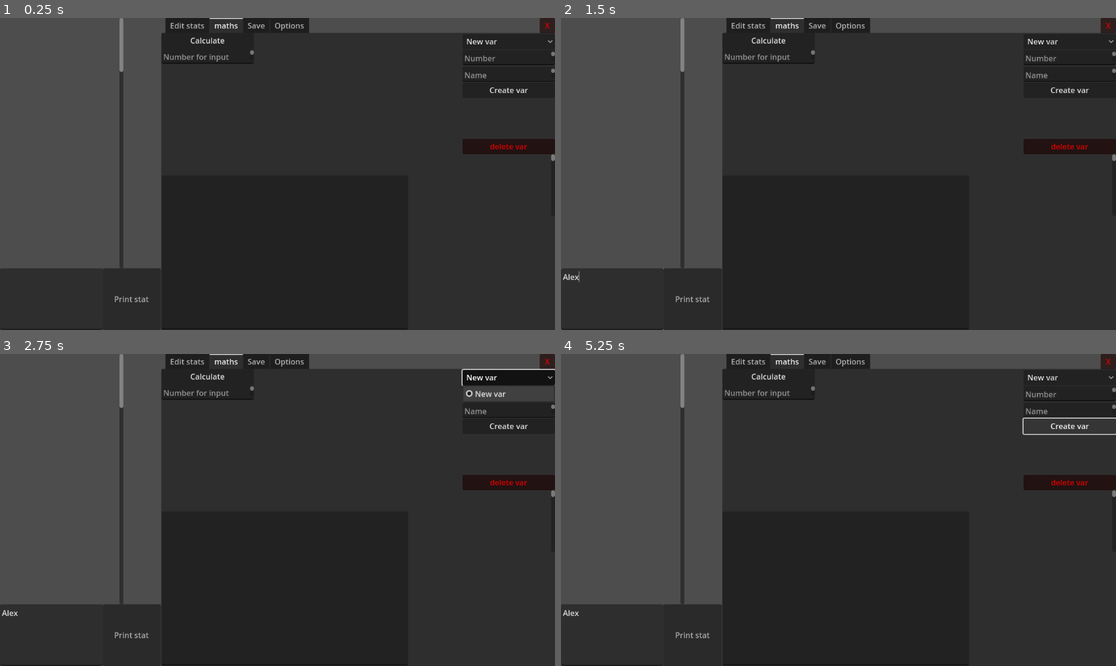
Above: before the commit, frames 1-4 (two rows, left to right).
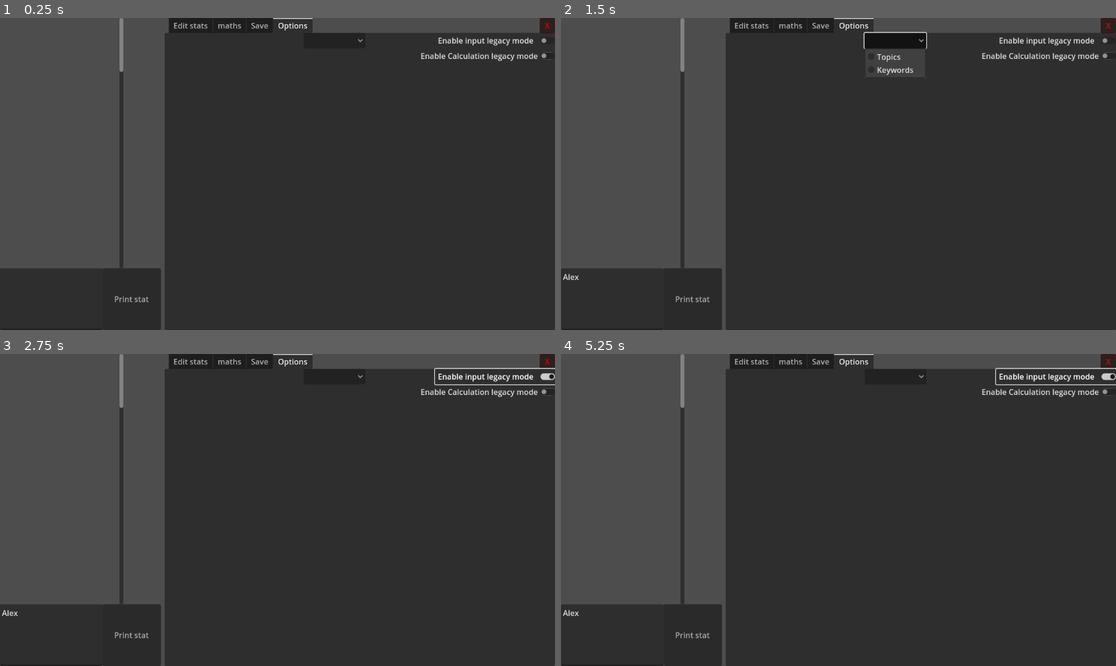
Above: after the commit, the same moments.

Repository: Random31234/huge-numbers-2.0
Game: Godot game, scene res://scenes/main.tscn
Two runs of this game, one before a commit and one after it. Both use one fixed random seed, a clock stepped at 60 frames per second and the inputs below.
Inputs (mouse positions are in pixels of both pictures, inside the frame that each line leads up to):
- Up to frame 1 (0.25 s): no input
- Up to frame 2 (1.5 s): click (610, 298) at 0.52 s; type "Alex" at 0.6 s; click (894, 39) at 1.27 s
- Up to frame 3 (2.75 s): click (510, 378) at 2 s, where only the run before the commit has a clickable "New var"
- Up to frame 4 (5.25 s): click (1071, 378) at 2.75 s, where only the run before the commit has a clickable "New var"; click "Print stat" at 3.5 s; click (1054, 375) at 4.25 s, where only the run after the commit has a clickable "Enable input legacy mode"; click (1071, 425) at 5 s, where only the run before the commit has a clickable "Create var"

The runs differ from the first frame. In frame 1, 2.7% of the frame differs, in the area x 29-100%, y 0-100%; in frame 2, 3.4%, in the area x 0-100%, y 0-100%; in frame 3, 3.4%; in frame 4, 3.1%.

Commit message:
Beginning of documentation system.

Diff:
--- a/scenes/main.tscn
+++ b/scenes/main.tscn
@@ -1,6 +1,7 @@
-[gd_scene load_steps=2 format=3 uid="uid://bsvg48syefxe0"]
+[gd_scene load_steps=3 format=3 uid="uid://bsvg48syefxe0"]
 
 [ext_resource type="Script" path="res://scripts/enablerDisabler.gd" id="1_pq12d"]
+[ext_resource type="Script" path="res://scripts/Documentation.gd" id="2_xlgaw"]
 
 [node name="Control" type="Control"]
 layout_mode = 3
@@ -51,10 +52,10 @@
 
 [node name="TabContainer" type="TabContainer" parent="."]
 layout_mode = 0
-offset_left = 335.0
+offset_left = 342.0
 offset_right = 1152.0
-offset_bottom = 649.0
-current_tab = 1
+offset_bottom = 648.0
+current_tab = 3
 
 [node name="Edit stats" type="Control" parent="TabContainer"]
 visible = false
@@ -62,6 +63,7 @@
 metadata/_tab_index = 0
 
 [node name="Create stats legacy" type="Control" parent="TabContainer/Edit stats"]
+visible = false
 layout_mode = 2
 anchors_preset = 0
 anchor_right = 1.0
@@ -108,6 +110,7 @@
 text = "Press to create new stat"
 
 [node name="Manipulate stats legacy" type="Control" parent="TabContainer/Edit stats"]
+visible = false
 anchors_preset = 0
 offset_right = 40.0
 offset_bottom = 40.0
@@ -266,6 +269,7 @@
 "
 
 [node name="maths" type="Control" parent="TabContainer"]
+visible = false
 layout_mode = 2
 metadata/_tab_index = 1
 
@@ -770,7 +774,6 @@
 text = "Delete math"
 
 [node name="Options" type="Control" parent="TabContainer"]
-visible = false
 layout_mode = 2
 metadata/_tab_index = 3
 
@@ -794,6 +797,25 @@
 script = ExtResource("1_pq12d")
 nonLegacy = [NodePath("../../maths/calculations")]
 legacy = [NodePath("../../maths/calculations legacy")]
+
+[node name="RichTextLabel" type="RichTextLabel" parent="TabContainer/Options"]
+layout_mode = 0
+offset_right = 288.0
+offset_bottom = 616.0
+
+[node name="OptionButton" type="OptionButton" parent="TabContainer/Options" node_paths=PackedStringArray("t")]
+layout_mode = 0
+offset_left = 288.0
+offset_right = 416.0
+offset_bottom = 32.0
+item_count = 2
+popup/item_0/text = "Topics"
+popup/item_0/id = 0
+popup/item_1/text = "Keywords"
+popup/item_1/id = 1
+script = ExtResource("2_xlgaw")
+documents = Array[String](["", ""])
+t = NodePath("../RichTextLabel")
 
 [connection signal="button_down" from="Print node/Button" to="." method="printStats"]
 [connection signal="button_down" from="Termination button" to="." method="terminateSession"]
@@ -821,3 +843,4 @@
 [connection signal="button_down" from="TabContainer/Save/load maths" to="." method="loadMaths"]
 [connection signal="button_down" from="TabContainer/Save/save to new math" to="." method="saveNewMath"]
 [connection signal="button_down" from="TabContainer/Save/delete math" to="." method="deleteMaths"]
+[connection signal="item_selected" from="TabContainer/Options/OptionButton" to="TabContainer/Options/OptionButton" method="TopicSelected"]
--- /dev/null
+++ b/scripts/Documentation.gd
@@ -0,0 +1,16 @@
+extends OptionButton
+
+@export var documents:Array[String]
+@export var t:RichTextLabel
+# Called when the node enters the scene tree for the first time.
+func _ready() -> void:
+	t.text = documents[0]
+
+
+# Called every frame. 'delta' is the elapsed time since the previous frame.
+func _process(delta: float) -> void:
+	pass
+
+#documentation system is in place.
+func TopicSelected(index: int) -> void:
+	t.text = documents[index]
Not shown, added: Documentation folder/Documentation.txt
Not shown, added: Documentation folder/Goals.txt
